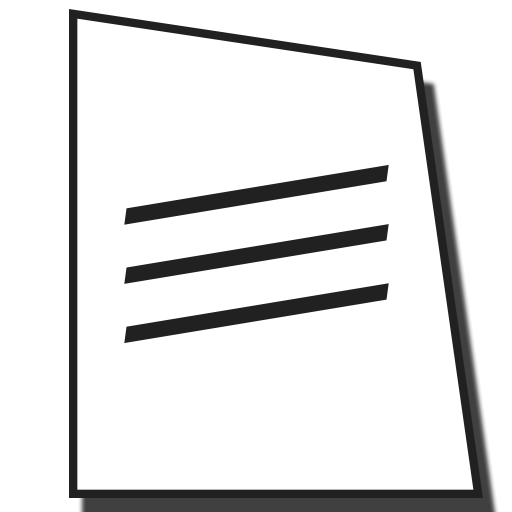
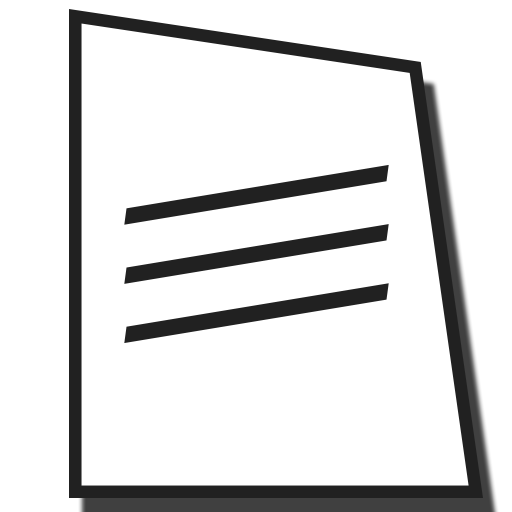
Before/after of a (512, 512) layered artwork. What changed in the layer stack:
painted on "Challenge Feed" (3rd of 3, in "Challenge Feed") over bbox(77, 18, 474, 490)
